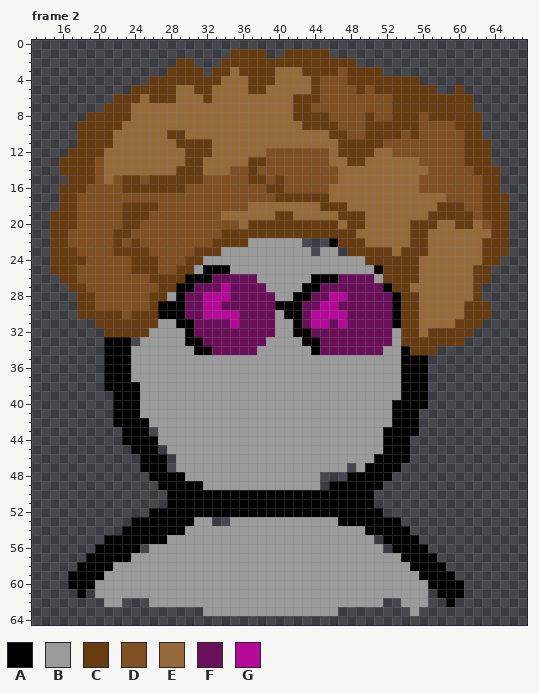
Edited in one commit: animated GIF sprite (sprites/gif/discostu.gif). The picture above is the old version.
The file is 80x80 pixels, 2 frames. Shown: frame 2: x 13..67, y 0..64. The commit also changed other frames, which this record leaves out.
Palette (. is transparent): A #000000  B #9b9b9b  C #683c11  D #7f5122  E #966a39  F #6a0f5a  G #b60899
Pixels before, frame 2 (only the part around the change), first column x 13:
19 ..CCCDDDDDCCCDDDDDDDDEEEEEECCEEEEECCCEEEEEEECCCCCDCCC..
20 ..CCCDDDDDCCDDDDDDDDDDDECCCCCCCCCCECCEEEEECCCEECCEDCC..
21 ..CCDDDDDCCDDDDDDDDDDCCCCCCCCCCCCCCCEEEEEECCEEEEEEECC..
22 ..CCDDDDDCDCDDDDDDDDCCCCBBBBBB...ACCCEEEEECCEEEEEECCC..
23 ..CCCDDDDCCCCDDDDDCCCBBBBBBBBBB.BB.CCCCCECCCEEEEEECCC..
24 ..CCCCDDDDDCCCDDDCCBBBBBBBBBBBBBBBBBBCCCCCCEEEEEEECC...
25 ..CCCDDDDDDCCCDDCCBAAABBBBBBBBBBBBBBBBACCCCEEEEEECC....
26 ...CCDDDDDDDDCCCCAAAFFFFFBBBBBBAAAFFFFBCCCCEEEEEECC....
27 ....CCDDDDDDDDCCAAFFFGFFFFBBBBAAFFFFFFFACCEEEEEEEC.....
28 .....CCDDDDDDCCBAFFGGGFFFFFBBAAFFGGFFFFFACCEEEEEEC.....
29 .....CCDDDDDDCAAAFFGGFFFFFFAAAFFGGFFFFFFACCEEEEECCC....
30 .....CCCCCDCCCAAAFFGGGGFFFFBAAFGGGGFFFFFACCEEEEECCC....
31 .......CCCCCCCBBAAFFFFGFFFFBBAFGGFGFFFFFACCEEEECCC.....
32 ........CCCCCBBBBAFFFFFFFFFBBAAFFFFFFFFFBCCECCCCC......
33 ........AAA.BBBBBAAFFFFFFFBBBBAAFFFFFFFFBCCCCCCC.......
34 ........AAABBBBBBBAAFFFFFBBBBBBAFFFFFFFBBACCC..........
35 ........AAABBBBBBBBBBBBBBBBBBBBBBBBBBBBBBAAA...........
36 ........AAABBBBBBBBBBBBBBBBBBBBBBBBBBBBBBAAA...........
37 ........AAABBBBBBBBBBBBBBBBBBBBBBBBBBBBBBAAA...........
38 ........AAAABBBBBBBBBBBBBBBBBBBBBBBBBBBBBAAA...........
39 .........AAABBBBBBBBBBBBBBBBBBBBBBBBBBBBBAAA...........
40 .........AAABBBBBBBBBBBBBBBBBBBBBBBBBBBBAAAA...........
41 .........AAABBBBBBBBBBBBBBBBBBBBBBBBBBBBAAA............
42 .........AAAABBBBBBBBBBBBBBBBBBBBBBBBBBBAAA............
43 ..........AAA.BBBBBBBBBBBBBBBBBBBBBBBBBAAAA............
44 ..........AAAABBBBBBBBBBBBBBBBBBBBBBBBBAAA.............
45 ...........AAA.BBBBBBBBBBBBBBBBBBBBBBBBAAA.............
46 ............AAA.BBBBBBBBBBBBBBBBBBBBBBAAAA.............
47 ............AAA.BBBBBBBBBBBBBBBBBBB.BAAAA..............
48 .............AAAABBBBBBBBBBBBBBB...AAAAA...............
49 ..............AAAAABBBBBBBBBBBBB.AAAAAA................
50 ...............AAAAAAAAAAAAAAAAAAAAAAA.................
51 ...............AAAAAAAAAAAAAAAAAAAAAAA.................
52 .............AAAAAAAAAAAAAAAAAAAAAAAAAA................
53 ...........AAAAAAABB..BBBBBBBBBBBBAAAAAAA..............
54 ..........AAAAAAABBBBBBBBBBBBBBBBBBBBAAAAA.............
55 ........AAAAAAABBBBBBBBBBBBBBBBBBBBBBB.AAAA............
56 .......AAAAA.BBBBBBBBBBBBBBBBBBBBBBBBBB.AAAA...........
57 ......AAAAABBBBBBBBBBBBBBBBBBBBBBBBBBBBBBAAAA..........
58 .....AAAABBBBBBBBBBBBBBBBBBBBBBBBBBBBBBBBBAAAA.........
59 ....AAAABBBBBBBBBBBBBBBBBBBBBBBBBBBBBBBBBBBAAAA........
60 ....AAABBBBBBBBBBBBBBBBBBBBBBBBBBBBBBBBBBBBBAAAA.......
61 .....A.BBBBBBBBBBBBBBBBBBBBBBBBBBBBBBBBBBBBB.AAA.......
62 ........BB...BBBBBBBBBBBBBBBBBBBBBBBBBB..BBB..A........
63 ...................BBBBBBBBBBBBBBB........B............
64 .......................................................
And afterwards:
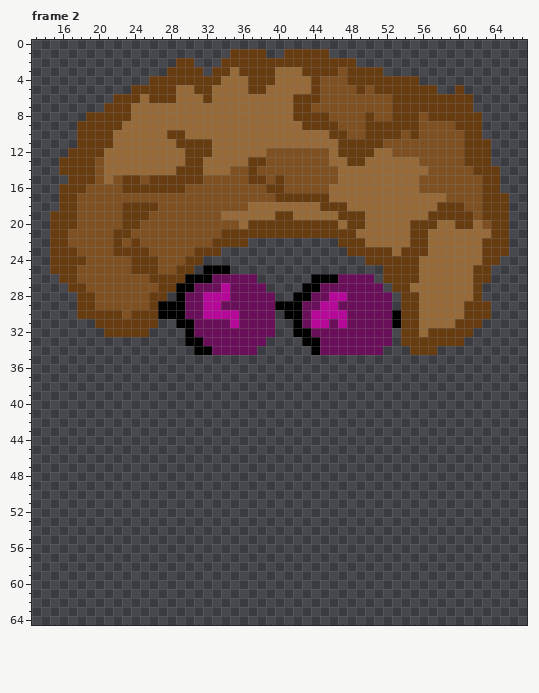
Edits made:
Frame 2:
The edit erases colour A in row 22 at x 46; in row 25 at x 51; in row 27 at x 52; in rows 28 to 29 at x 53; in row 33 at x 21 to 23; in row 34 at x 21 to 23 and 54.
The edit erases colour A in rows 35 to 37 at x 21 to 23 and 54 to 56; in row 38 at x 21 to 24 and 54 to 56; in row 39 at x 22 to 24 and 54 to 56; in row 40 at x 22 to 24 and 53 to 56; in row 41 at x 22 to 24 and 53 to 55; in row 42 at x 22 to 25 and 53 to 55.
The edit erases colour A in row 43 at x 23 to 25 and 52 to 55; in row 44 at x 23 to 26 and 52 to 54; in row 45 at x 24 to 26 and 52 to 54; in row 46 at x 25 to 27 and 51 to 54; in row 47 at x 25 to 27 and 50 to 53; in row 48 at x 26 to 29 and 48 to 52.
The edit erases colour A in row 49 at x 27 to 31 and 46 to 51; in rows 50 to 51 at x 28 to 50; in row 52 at x 26 to 51; in row 53 at x 24 to 30 and 47 to 53; in row 54 at x 23 to 29 and 50 to 54; in row 55 at x 21 to 27 and 52 to 55.
The edit erases colour A in row 56 at x 20 to 24 and 53 to 56; in row 57 at x 19 to 23 and 54 to 57; in row 58 at x 18 to 21 and 55 to 58; in row 59 at x 17 to 20 and 56 to 59; in row 60 at x 17 to 19 and 57 to 60; in row 61 at x 18 and 58 to 60.
The edit erases colour A in row 62 at x 59.
The edit erases colour B in row 22 at x 37 to 42; in row 23 at x 34 to 43 and 45 to 46; in row 24 at x 32 to 49; in row 25 at x 31 and 35 to 50; in row 26 at x 38 to 43 and 51; in row 27 at x 39 to 42.
The edit erases colour B in row 28 at x 28 and 40 to 41; in row 30 at x 40; in row 31 at x 27 to 28 and 40 to 41; in row 32 at x 26 to 29, 40 to 41 and 53; in row 33 at x 25 to 29, 39 to 42 and 53; in row 34 at x 24 to 30, 38 to 43 and 52 to 53.
The edit erases colour B in rows 35 to 37 at x 24 to 53; in rows 38 to 39 at x 25 to 53; in rows 40 to 41 at x 25 to 52; in row 42 at x 26 to 52; in rows 43 to 44 at x 27 to 51; in row 45 at x 28 to 51.
The edit erases colour B in row 46 at x 29 to 50; in row 47 at x 29 to 47 and 49; in row 48 at x 30 to 44; in row 49 at x 32 to 44; in row 53 at x 31 to 32 and 35 to 46; in row 54 at x 30 to 49.
The edit erases colour B in row 55 at x 28 to 50; in row 56 at x 26 to 51; in row 57 at x 24 to 53; in row 58 at x 22 to 54; in row 59 at x 21 to 55; in rows 60 to 61 at x 20 to 56.
The edit erases colour B in row 62 at x 21 to 22, 26 to 51 and 54 to 56; in row 63 at x 32 to 46 and 55.
Boxes around the changes in both pictures, in picture pixels (x1, y1, x2, y2):
erased: (68, 238, 464, 616)
